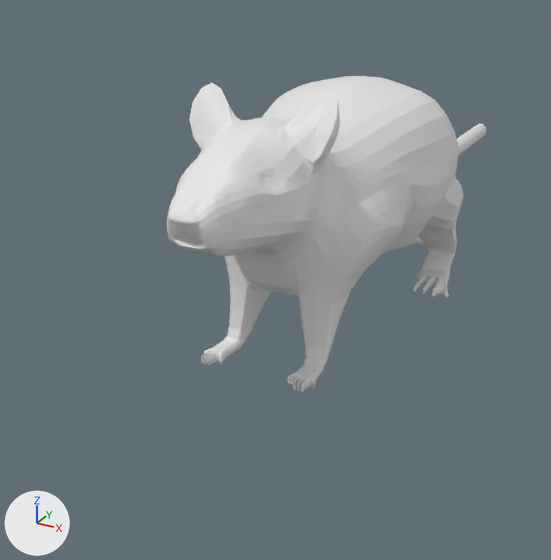
Before and after pictures for a commit that changed the Blender file rat/RAT 2.0.blend.
The view is the same before and after, from a camera (50 mm lens) standing at (2.57, -5.68, 2.2) and looking at (-0.59, 0.07, -0.68). Lighting does not change. The marker at lower left points along +X, +Y and +Z.
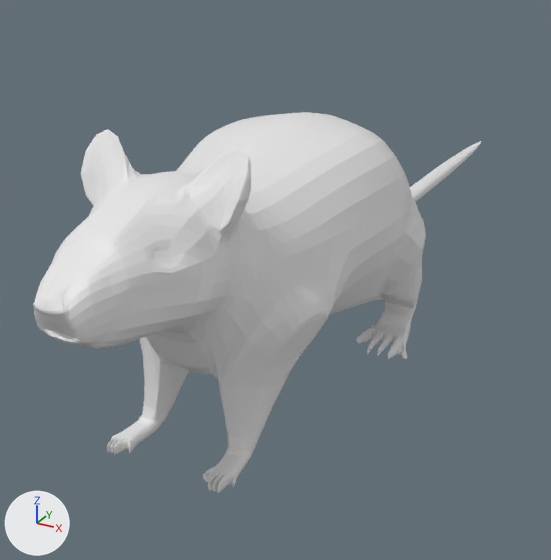
Changed parts and their boxes [x1, y1, x2, y2] in the pictures (551 x 560 px; the box of a moved part takes in the faces that stretch with it):
'Cube', reshaped, moved (41% wider, 21% taller): before [167, 76, 486, 392]; after [33, 112, 482, 493]
part 1 of me_cube_001, moved or reshaped: before [224, 76, 486, 366]; after [138, 112, 482, 458]

What changed in the scene script:
```text
Change me_cube_001:
    used by ob_cube; location = (0.0, 1.126, 0.11)
    remove me_cube_001.from_pydata(...)  # 842 vertices, 775 faces; spans x -0.95..0.09, y -3.33..3.68, z -0.99..1.22
    add me_cube_001.from_pydata(...)  # 800 vertices, 759 faces; spans x -0.95..0.0, y -3.33..4.97, z -0.99..1.22
    me_cube_001 part 1: 192 vertices moved from x -0.95..0.0, y -2.21..0.9, z -0.84..1.08 to x -0.95..0.0, y -2.21..0.91, z -0.85..1.07; 107 vertices removed from x -0.08..0.09, y 0.88..3.68, z -0.36..-0.15; 137 vertices added at x -0.42..0.0, y -0.39..4.97, z -0.95..-0.17
Change ob_cube:
    ob_cube.location: (0.0, 1.126, 0.11) -> (0.0, 0.0, 0.0)
```
